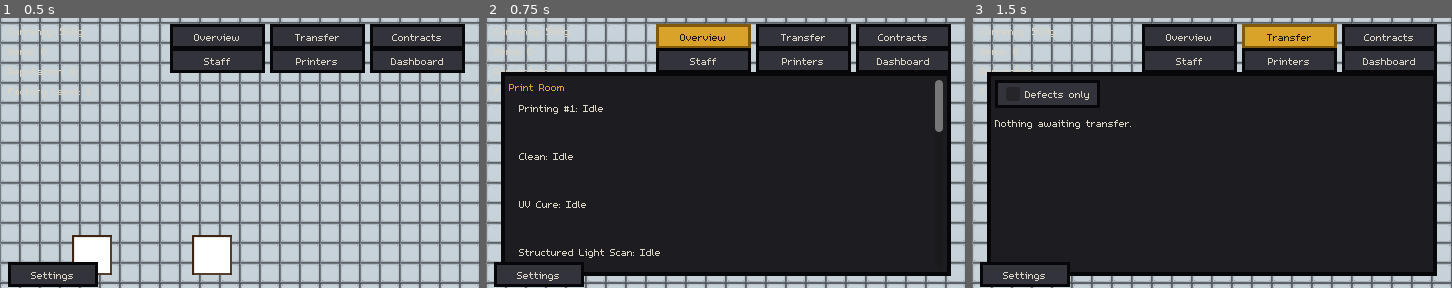
Above: before the commit, frames 1-3 (left to right).
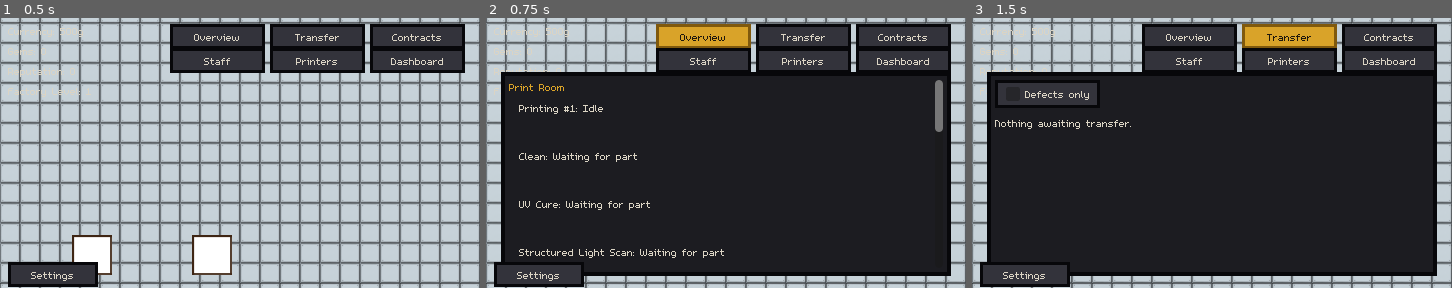
Above: after the commit, the same moments.

Repository: carverweirick/foundry-mobile-game
Game: Godot game, scene res://scenes/main.tscn
The game is run twice, just before and just after one commit, with the same random seed, the same clock (stepped at 60 frames per second) and the same inputs.
Inputs:
- Up to frame 1 (0.5 s): no input
- Up to frame 2 (0.75 s): click "Overview" at 0.5 s
- Up to frame 3 (1.5 s): click "Transfer" at 1.25 s

Frame 1 is identical in both runs. In frame 2, 0.4% of the frame differs, in the area x 13-50%, y 50-89%; in frame 3, nothing differs.

Commit message:
Assign technicians directly from the Station Detail Menu
Design request: "when i tap on a station i want there to be an
option where i can select technicians and assign them to the
station." Adds a TechnicianAssignList to the popup - one row per
hired technician with an Assign/Unassign button, using the same
GameData.assign_technician()/unassign_technician() calls the Staff
overlay's roster checkboxes already use, just scoped to the station
already open. A technician covered by the Staff overlay's "Printing
(all)" group checkbox shows a read-only note instead of an Unassign
button at any single printer instance, since group membership is
all-or-nothing and unassigning from just one instance isn't an
operation the data model supports.

Also investigated the accompanying report that "technicians aren't
starting their machine they're assigned to." A real headless run
(spawn the actual scene, hire + assign a technician to a staffed
entry station with an active contract, let the engine tick for real
seconds) showed the assign -> act -> run pipeline working correctly
end to end for both direct assignment and the "Printing (all)" group
path - no bug found there. The far more likely real cause: a staffed
station sitting genuinely idle for a legible reason a bare "Idle"
never explained - no active contract yet (a fresh game starts with
zero active contracts, only offers) or the backpressure gate.
Station._idle_status_text() (shared by the floor label,
get_overview_status(), and this popup) now says "Idle - no active
contracts (accept one from Contract Offers)" or "Idle - blocked,
clear the backlog first" for a staffed entry station instead of a
bare "Idle", and a non-entry idle station now says "Waiting for
part" everywhere instead of "Idle" in some views and that in others.

Co-Authored-By: Claude Sonnet 5 <noreply@anthropic.com>
Claude-Session: https://claude.ai/code/session_01FyYvPQhLMaHoUjbtV6P8cm

Diff:
--- a/scenes/station.gd
+++ b/scenes/station.gd
@@ -1297,7 +1297,7 @@
 	match current_state:
 		State.IDLE:
 			_clear_timer_bar()
-			status_label.text = "Idle" if is_pipeline_entry else "Waiting for part"
+			status_label.text = _idle_status_text()
 		State.RUNNING:
 			status_label.text = "Running"
 		State.READY:
@@ -1322,6 +1322,29 @@
 	if not shelling_ready_parts.is_empty():
 		parts.append("%d ready" % shelling_ready_parts.size())
 	return ", ".join(PackedStringArray(parts))
+
+
+## Player report, this session: "the technicians aren't starting their
+## machine they're assigned to." A real headless run (assign a technician to
+## a staffed entry station with an active contract, let it tick for real)
+## showed the assign -> act -> run pipeline working correctly - the far more
+## likely real cause is a staffed entry station sitting genuinely idle for a
+## legible reason a bare "Idle" gives the player no way to see: no active
+## contract to build for yet (a fresh game starts with zero - see
+## GameData.contract_offers), or the can_start_new_work() backpressure gate.
+## Shared by the floor's own status label (_update_display()) and
+## get_overview_status() (Overview tab / Station Detail Menu) so both stay in
+## sync rather than drifting into two different "Idle" messages.
+func _idle_status_text() -> String:
+	if not is_pipeline_entry:
+		return "Waiting for part"
+	if assigned_technicians.is_empty():
+		return "Idle"
+	if GameData.get_active_contracts().is_empty():
+		return "Idle - no active contracts (accept one from Contract Offers)"
+	if not can_start_new_work():
+		return "Idle - blocked, clear the backlog first"
+	return "Idle"
 
 
 ## " (+N waiting)" when the queue rack has Parts buffered behind the active
@@ -1380,7 +1403,7 @@
 	var status: String
 	match current_state:
 		State.IDLE:
-			status = "Idle"
+			status = _idle_status_text()
 		State.RUNNING:
 			status = "Running (%.1fs left)" % station_timer.time_left
 		State.READY:
--- a/scenes/station_detail_menu.gd
+++ b/scenes/station_detail_menu.gd
@@ -11,9 +11,16 @@
 ## single Station now that the floor itself is display-only: Queue, Collect,
 ## batch size, inserting a held Part (the design doc's "next station's own
 ## Batch Picker" entry point, alongside the Menu Overlay's Awaiting Transfer
-## tab), and spending currency to upgrade the tier. Hiring/assigning a
-## technician happens in the Shop overlay's Technicians tab instead - this
-## popup only shows who's currently staffing the station, read-only.
+## tab), spending currency to upgrade the tier, and - design request, this
+## session: "when i tap on a station i want there to be an option where i
+## can select technicians and assign them to the station" - assigning or
+## unassigning any hired technician directly (see
+## TechnicianAssignList/_refresh_technician_assign_list() below). Hiring
+## itself (bringing a new applicant onto the roster at all) still only
+## happens from the Staff overlay - this popup works with whoever's already
+## hired, same as the Staff overlay's own per-station checkboxes, just
+## scoped to the one station the player is already looking at instead of
+## requiring a trip to a different overlay.
 
 const REFRESH_INTERVAL: float = 0.25
 
@@ -30,6 +37,7 @@
 @onready var batch_spin_box: SpinBox = %BatchSpinBox
 @onready var inventory_list: VBoxContainer = %InventoryList
 @onready var technician_status_label: Label = %TechnicianStatusLabel
+@onready var technician_assign_list: VBoxContainer = %TechnicianAssignList
 @onready var upgrade_button: Button = %UpgradeButton
 @onready var upgrade_rack_button: Button = %UpgradeRackButton
 @onready var rack_panel: Panel = %RackPanel
@@ -349,7 +357,9 @@
 			])
 		technician_status_label.text = "Staffed:\n" + "\n".join(PackedStringArray(lines))
 	else:
-		technician_status_label.text = "Unstaffed - hire and assign from the Shop"
+		technician_status_label.text = "Unstaffed - assign a technician below"
+
+	_refresh_technician_assign_list()
 
 	upgrade_button.visible = not is_automatic and _station.current_tier < 5
 	if upgrade_button.visible:
@@ -364,6 +374,78 @@
 		var rack_cost := GameData.rack_upgrade_cost_for(rack_target)
 		upgrade_rack_button.text = "Upgrade Rack to %d slots (%dg)" % [rack_target, rack_cost]
 		upgrade_rack_button.disabled = not GameData.can_afford_with_gems(rack_cost)
+
+
+## Design request, this session: assign/unassign any hired technician right
+## from this popup instead of only from the Staff overlay's roster
+## checkboxes. Full rebuild every refresh (same pattern as inventory_list
+## below, guarded the same way by _process()'s _click_in_progress() check
+## and the deferred call in _on_toggle_technician_assignment()) rather than a
+## persistent-widget list - this one's short (one row per hired technician)
+## and doesn't churn every frame the way the rack grid does, so the extra
+## bookkeeping a persistent list needs isn't worth it here.
+func _refresh_technician_assign_list() -> void:
+	_clear_list(technician_assign_list)
+	if _station == null or _station.station_type == Station.StationType.AUTOMATIC:
+		return
+
+	if GameData.technicians.is_empty():
+		var empty_label := Label.new()
+		empty_label.autowrap_mode = TextServer.AUTOWRAP_WORD_SMART
+		empty_label.text = "No technicians hired yet - hire from the Staff overlay."
+		technician_assign_list.add_child(empty_label)
+		return
+
+	# Printer instances can also be covered by the Staff overlay's "Printing
+	# (all)" group checkbox (GameData.assign_technician_to_printer_group()) -
+	# that's an all-or-nothing group membership, not a per-instance one, so
+	# unassigning from just THIS printer isn't a real operation the data
+	# model supports (GameData.unassign_technician() only ever erases a
+	# literal station id from assigned_station_ids, never the "printing"
+	# group entry a group member actually carries). Rather than silently do
+	# nothing or invent new partial-group-exclusion semantics, this shows a
+	# read-only note for a group-covered technician here and points at the
+	# Staff overlay, which is already the correct control surface for
+	# group membership.
+	var is_printer := _station.station_id.begins_with("printing_")
+
+	for tech: Technician in GameData.technicians:
+		var row := HBoxContainer.new()
+
+		var label := Label.new()
+		label.autowrap_mode = TextServer.AUTOWRAP_WORD_SMART
+		label.size_flags_horizontal = Control.SIZE_EXPAND_FILL
+		label.text = "%s (%s, %s Tier)" % [tech.technician_name, tech.role_label, tech.tier_label]
+		row.add_child(label)
+
+		var assigned_here := _station.assigned_technicians.has(tech)
+		var group_covered := is_printer and tech.assigned_station_ids.has("printing")
+
+		if assigned_here and group_covered:
+			var note := Label.new()
+			note.autowrap_mode = TextServer.AUTOWRAP_WORD_SMART
+			note.text = "via 'Printing (all)' - manage from Staff"
+			row.add_child(note)
+		else:
+			var button := Button.new()
+			button.text = "Unassign" if assigned_here else "Assign"
+			button.pressed.connect(_on_toggle_technician_assignment.bind(tech, assigned_here))
+			row.add_child(button)
+
+		technician_assign_list.add_child(row)
+
+
+## Deferred for the same reason _on_insert_part() is: this rebuilds
+## technician_assign_list, which destroys the very button this handler is
+## still running because of.
+func _on_toggle_technician_assignment(tech: Technician, was_assigned: bool) -> void:
+	if _station == null:
+		return
+	if was_assigned:
+		GameData.unassign_technician(tech, _station)
+	else:
+		GameData.assign_technician(tech, _station)
+	_refresh.call_deferred()
 
 
 ## Design doc Section 9's two per-Part fix paths (Mortar Patch, Shell Crack
--- a/scenes/station_detail_menu.tscn
+++ b/scenes/station_detail_menu.tscn
@@ -132,6 +132,10 @@
 layout_mode = 2
 text = "Unstaffed"
 
+[node name="TechnicianAssignList" type="VBoxContainer" parent="Panel/Scroll/Content"]
+unique_name_in_owner = true
+layout_mode = 2
+
 [node name="RackPanel" type="Panel" parent="."]
 unique_name_in_owner = true
 visible = false
Not shown, changed: CLAUDE.md
